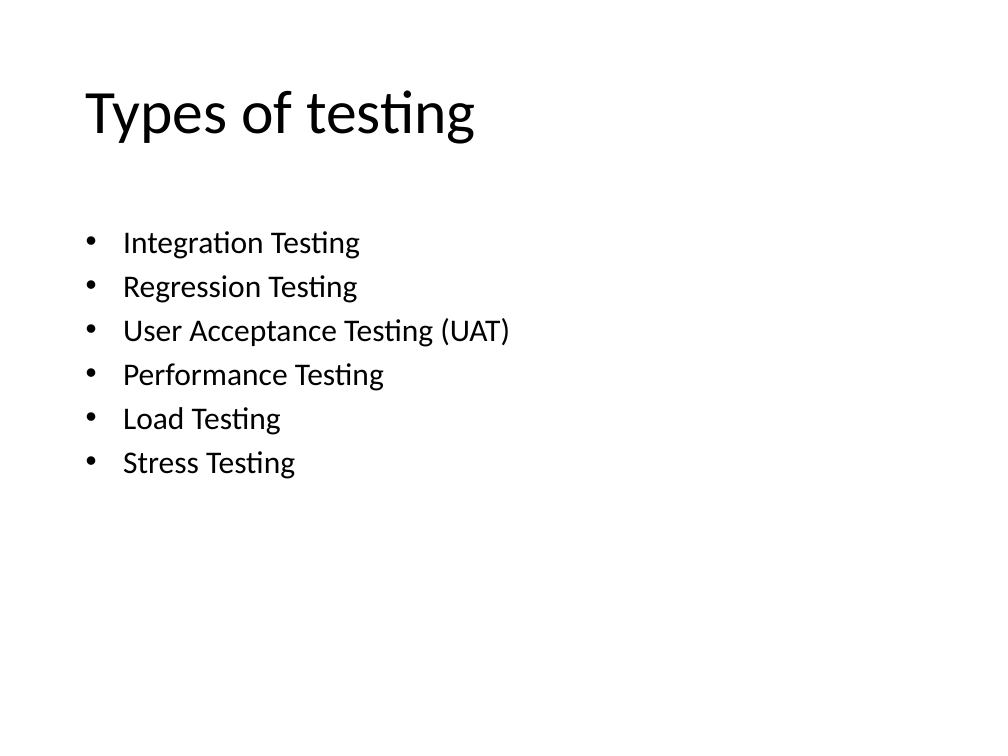
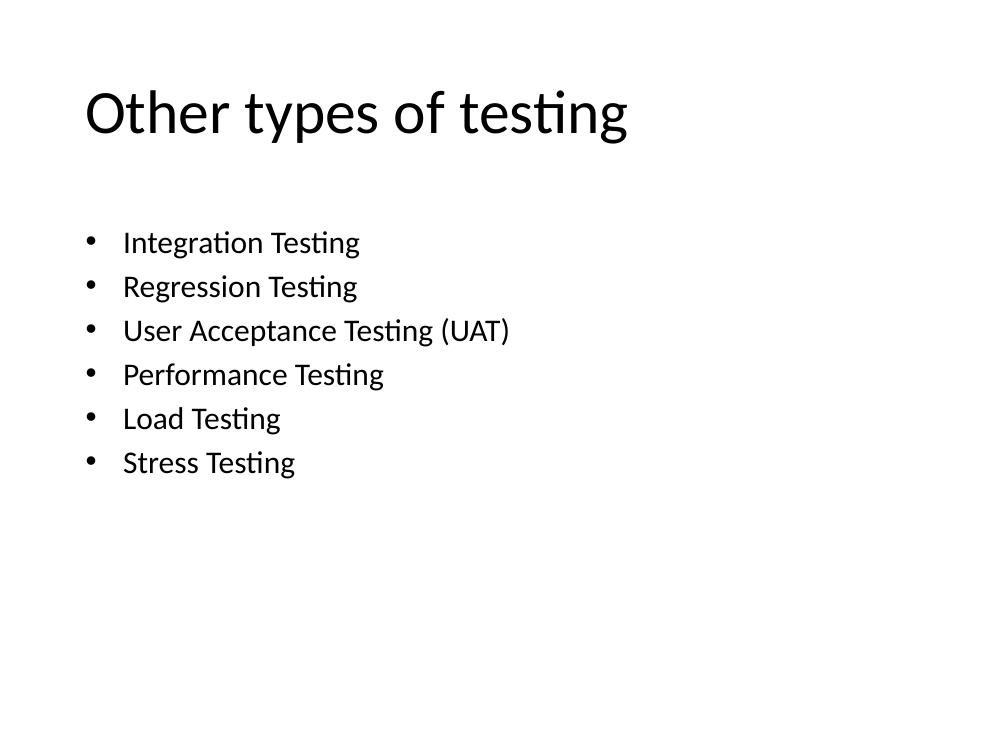
Before and after one commit to kburnell/TestDrivingASP.NETMVC, a slide deck: slide 10 of TestDrivingASP.NETMVC.pptx. Drawn at 1008x756 pixels with LibreOffice and Linux fonts; fonts in the diff are those of the drawing; background and template pictures are left out. Boxes give left, top, right and bottom in pixels: in the first picture for what was removed or moved away, otherwise in the second. Text is boxed around its words. In the diff, an @@ line names an element or a change of style, - is before the commit and + after.

```diff
--- a/TestDrivingASP.NETMVC.pptx
+++ b/TestDrivingASP.NETMVC.pptx
@@ title at (85, 90, 629, 144): text changed @@
-Types of testing
+Other types of testing
```
Also in this commit, not shown: 5 other slides changed, 28 other files.
